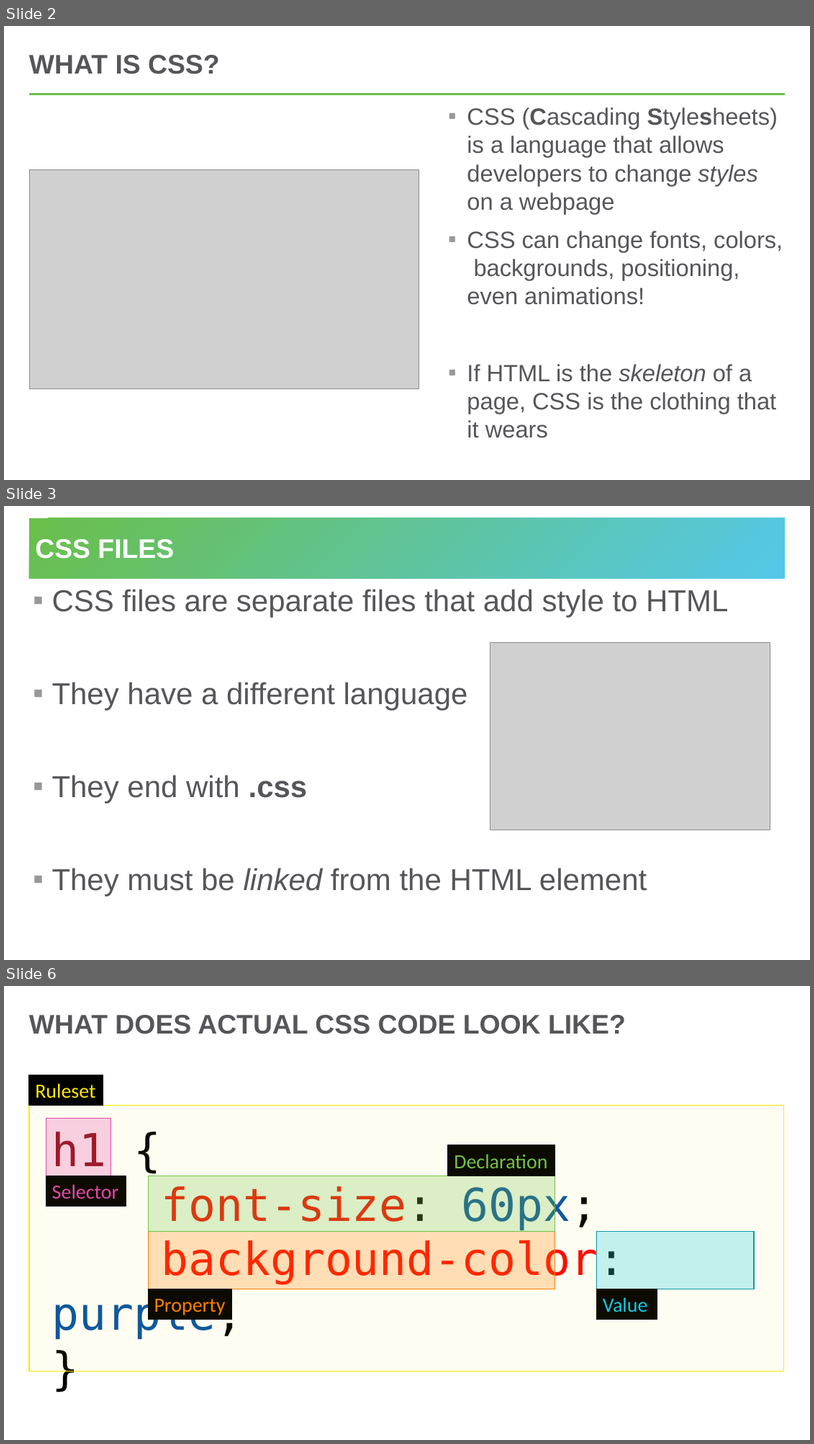
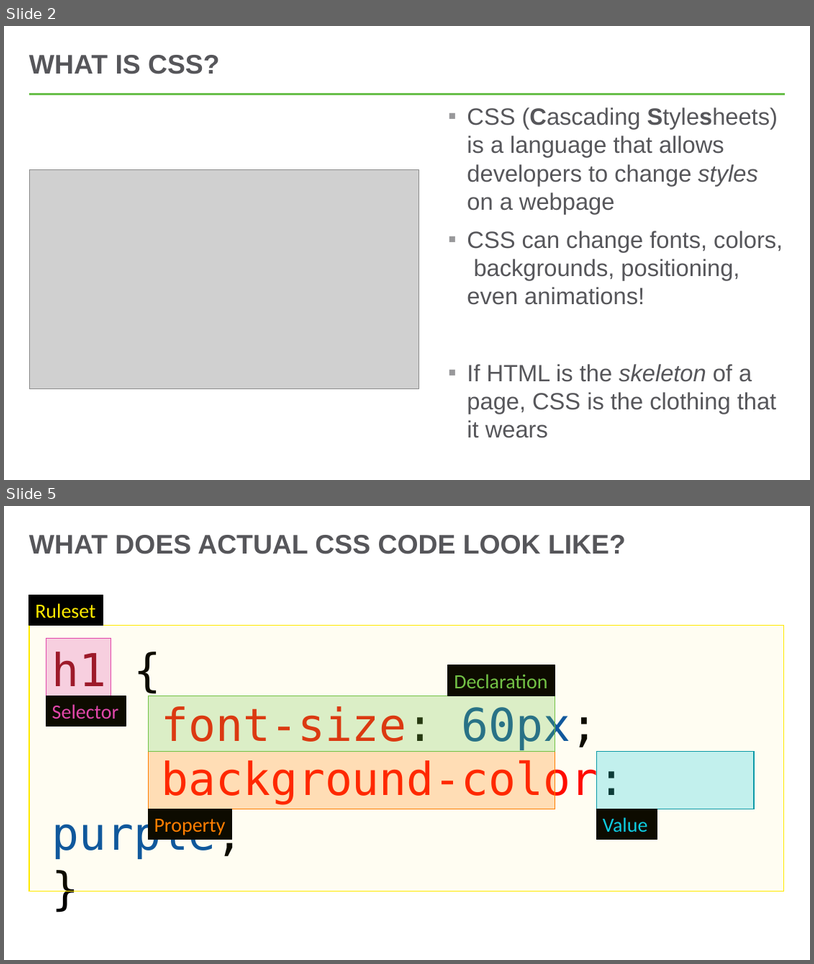
Before and after one commit to hylandtechoutreach/ucs, a slide deck: CssIntro/HelloCss.pptx. Shown one above the other, each under a label of ours: slides 2, 3 and 6 before the commit, slides 2 and 5 after it; the slides between them are not shown. The pictures are 814x1444 and 814x964 pixels, drawn with LibreOffice and Linux fonts; fonts in the diff are those of the drawing; grey boxes stand for pictures. Boxes give left, top, right and bottom in pixels: in the first picture for what was removed or moved away, otherwise in the second. Text is boxed around its words. In the diff, an @@ line names an element or a change of style, - is before the commit and + after.

Commit message:
css intro use style element

```diff
--- a/CssIntro/HelloCss.pptx
+++ b/CssIntro/HelloCss.pptx
@@ slide 3 removed at [4,506,810,960], background #FFFFFF @@
@@ title removed at [29,518,786,579] @@
-CSS FILES
@@ text removed at [52,589,728,896] @@
-▪ CSS files are separate files that add style to HTML
-▪ They have a different language
-▪ They end with .css
-▪ They must be linked from the HTML element
@@ picture removed at [491,642,771,830] @@
@@ what was slide 6 is now slide 5 @@
```
Also in this commit, not shown: 2 slides changed, 1 slide added, 1 other slide removed.
